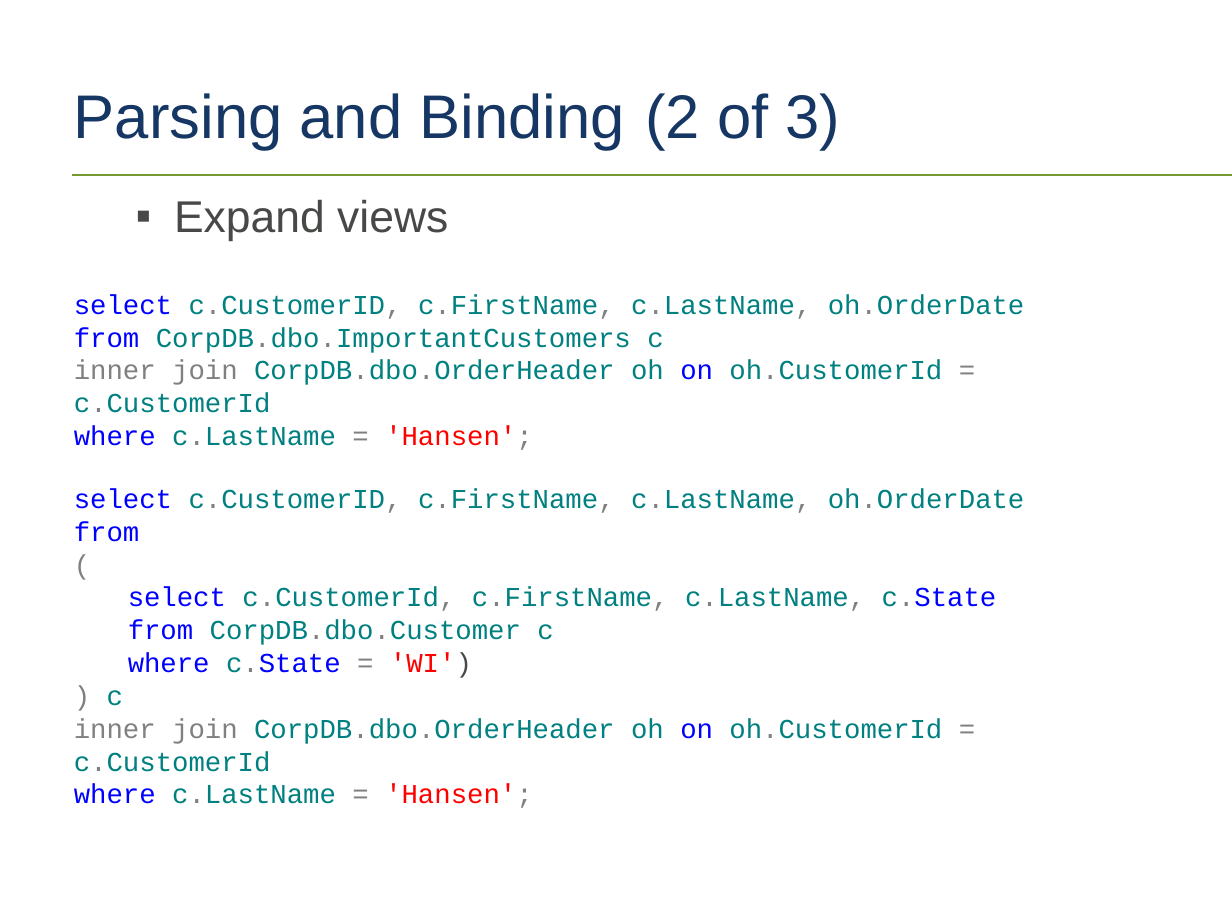
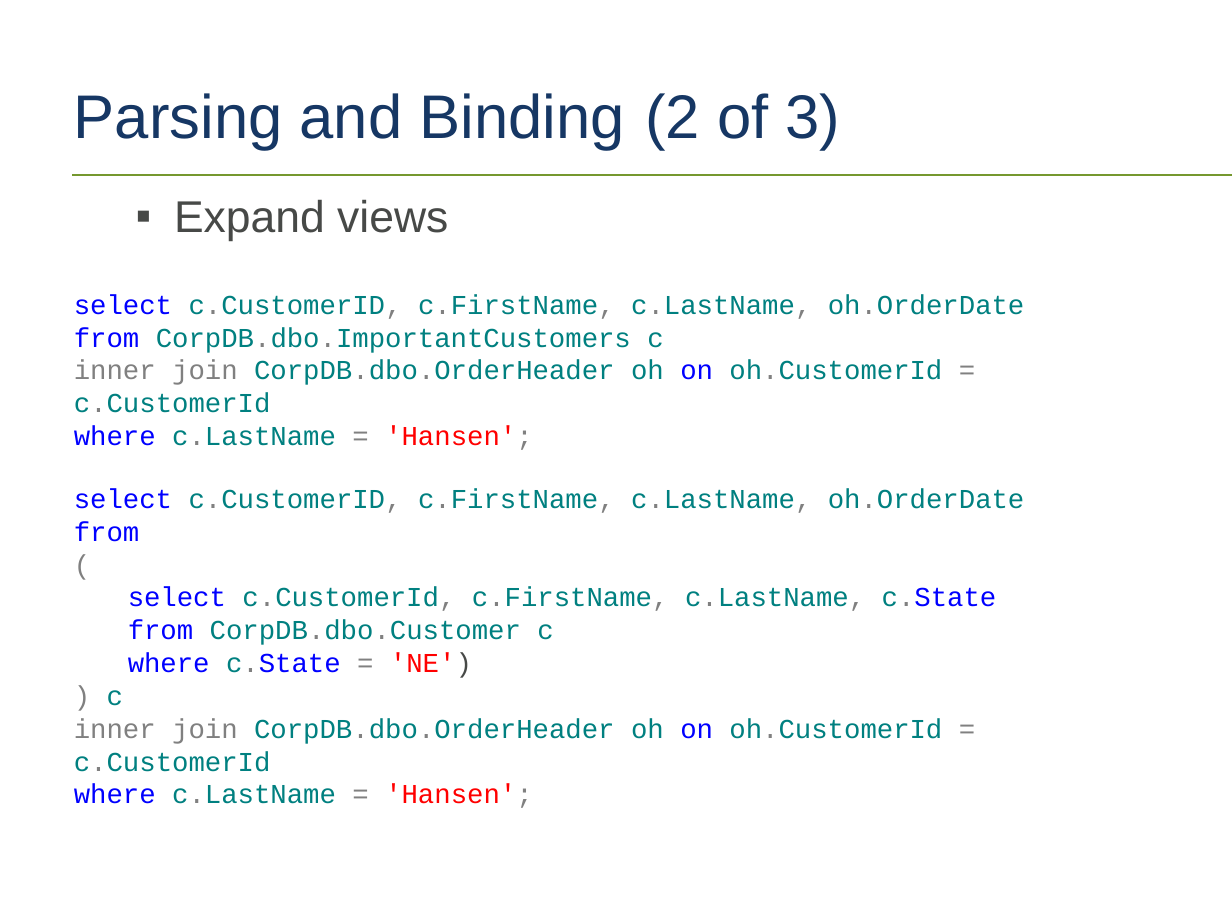
Before and after one commit to tf3604/OptimizerPresentation, a slide deck: slide 27 of Optimizer.pptx. Drawn at 1232x924 pixels with LibreOffice and Linux fonts; fonts in the diff are those of the drawing; background and template pictures are left out. Boxes give left, top, right and bottom in pixels: in the first picture for what was removed or moved away, otherwise in the second. Text is boxed around its words. In the diff, an @@ line names an element or a change of style, - is before the commit and + after.

```diff
--- a/Optimizer.pptx
+++ b/Optimizer.pptx
@@ text at [128,653,472,678]: text changed @@
-  where c.State = 'WI')
+  where c.State = 'NE')
```
Also in this commit, not shown: 15 other slides changed, 1 slide removed.
